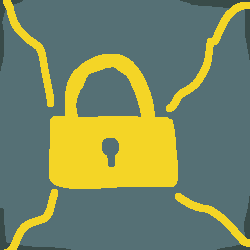
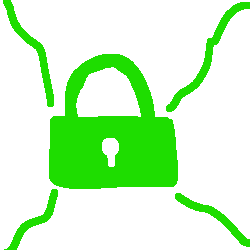
Layer changes from the first 250x250 image to the second:
showed "green" over bbox(3, 0, 250, 250)
hid "yellow" over bbox(3, 0, 250, 250)
hid "bg #1" over bbox(0, 0, 250, 250)
